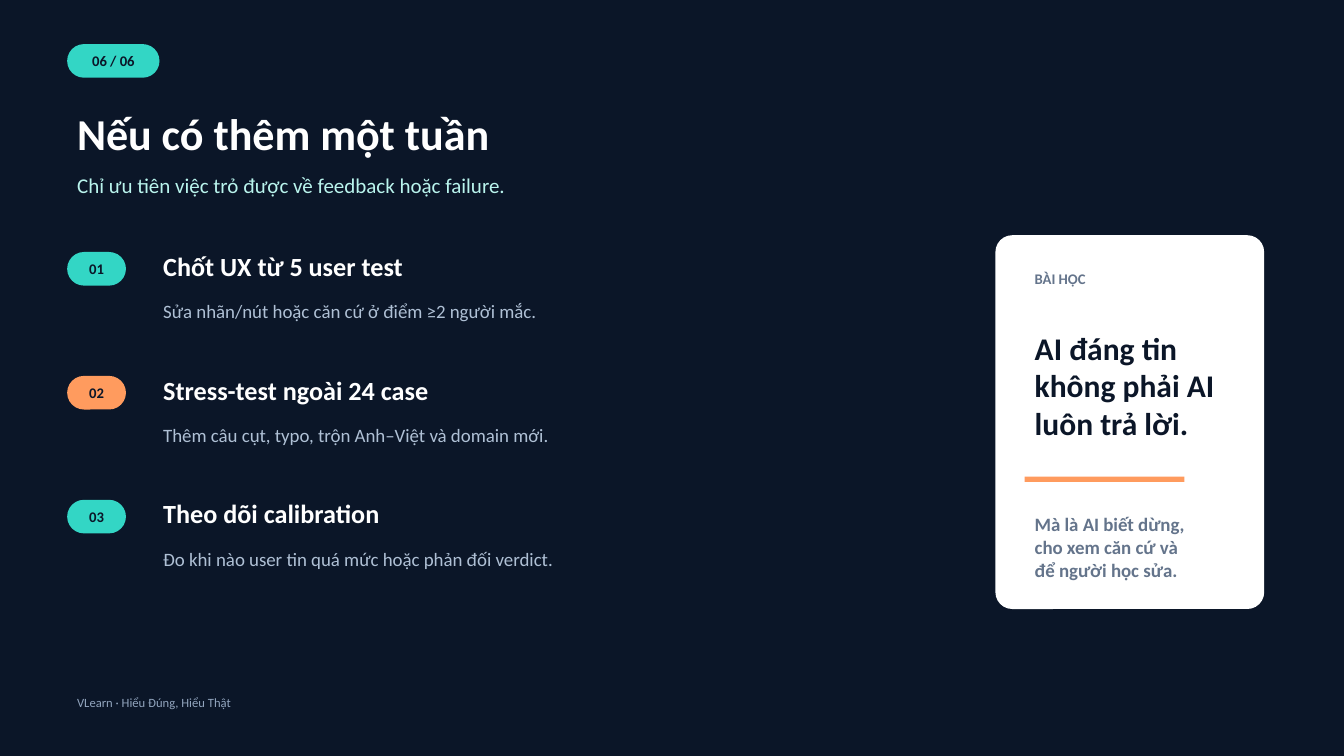
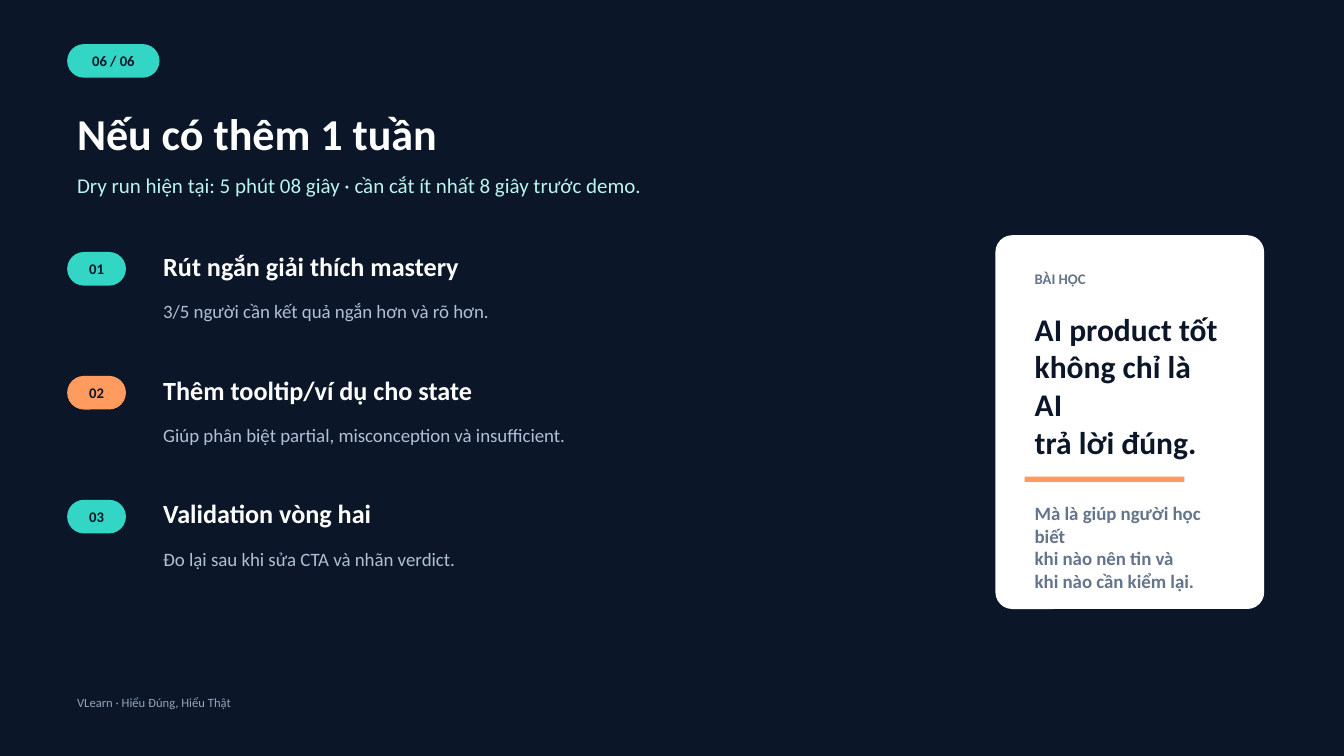
Before and after one commit to Anbt0106/AI-Product-Hackathon-D303, a slide deck: slide 6 of demo-slides.pptx. Drawn at 1344x756 pixels with LibreOffice and Linux fonts; fonts in the diff are those of the drawing. Boxes give left, top, right and bottom in pixels: in the first picture for what was removed or moved away, otherwise in the second. Text is boxed around its words. In the diff, an @@ line names an element or a change of style, - is before the commit and + after.

```diff
--- a/demo-slides.pptx
+++ b/demo-slides.pptx
@@ text at box(77, 116, 437, 151): text changed @@
-Nếu có thêm một tuần
+Nếu có thêm 1 tuần
@@ text at box(77, 176, 641, 197): text changed @@
-Chỉ ưu tiên việc trỏ được về feedback hoặc failure.
+Dry run hiện tại: 5 phút 08 giây · cần cắt ít nhất 8 giây trước demo.
@@ text at box(163, 254, 458, 281): text changed @@
-Chốt UX từ 5 user test
+Rút ngắn giải thích mastery
@@ text at box(163, 303, 488, 321): text changed @@
-Sửa nhãn/nút hoặc căn cứ ở điểm ≥2 người mắc.
+3/5 người cần kết quả ngắn hơn và rõ hơn.
@@ text at box(1035, 317, 1218, 460): text changed @@
-AI đáng tin
-không phải AI
-luôn trả lời.
+AI product tốt
+không chỉ là AI
+trả lời đúng.
@@ text at box(163, 381, 472, 405): text changed @@
-Stress-test ngoài 24 case
+Thêm tooltip/ví dụ cho state
@@ text at box(163, 429, 565, 445): text changed @@
-Thêm câu cụt, typo, trộn Anh–Việt và domain mới.
+Giúp phân biệt partial, misconception và insufficient.
@@ text at box(163, 504, 371, 528): text changed @@
-Theo dõi calibration
+Validation vòng hai
@@ text at box(1035, 507, 1201, 592): text changed @@
-Mà là AI biết dừng,
-cho xem căn cứ và
-để người học sửa.
+Mà là giúp người học biết
+khi nào nên tin và
+khi nào cần kiểm lại.
@@ text at box(163, 552, 455, 569): text changed @@
-Đo khi nào user tin quá mức hoặc phản đối verdict.
+Đo lại sau khi sửa CTA và nhãn verdict.
```
Also in this commit, not shown: 3 other slides changed.
